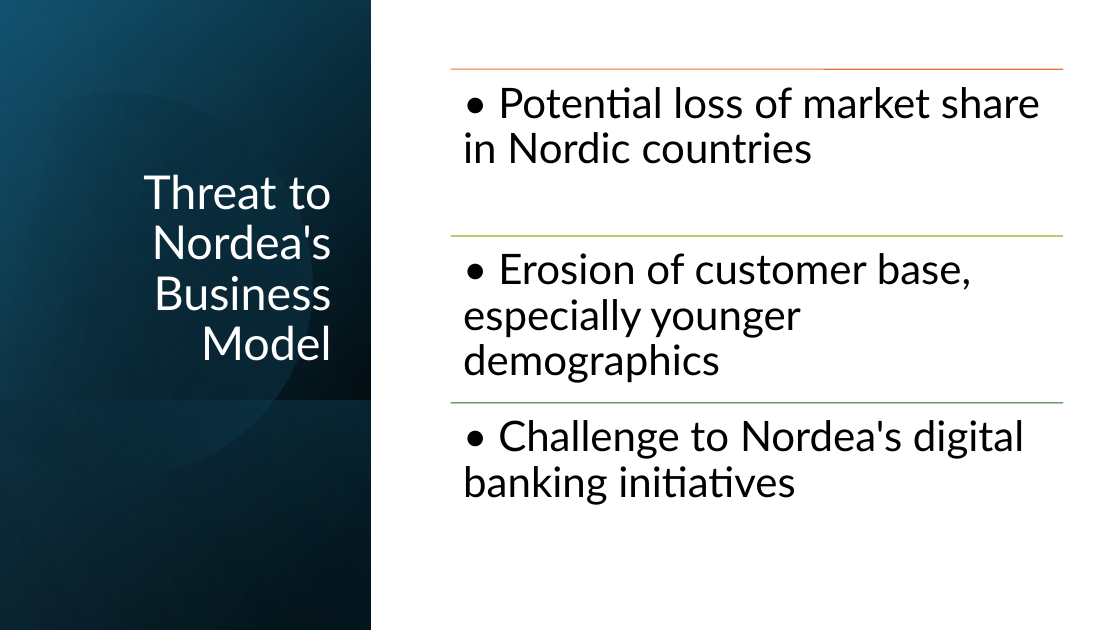
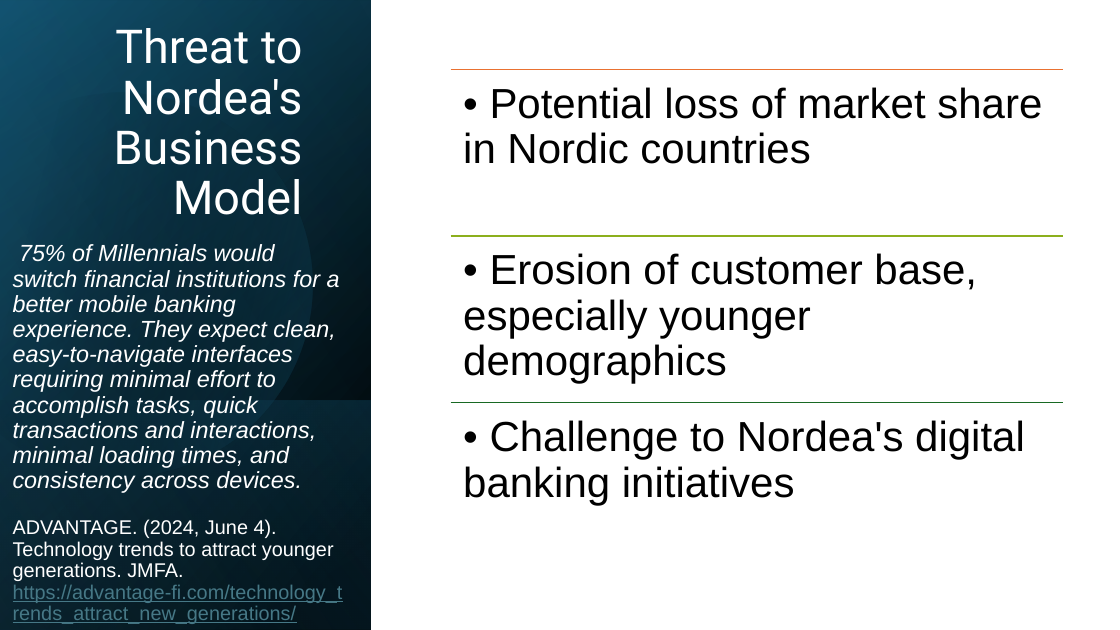
Before and after one commit to bredeespelid/Master_NHH, a slide deck: slide 4 of BAN425/The Rise of Business Risk in Banking.pptx. Drawn at 1120x630 pixels with LibreOffice and Linux fonts; fonts in the diff are those of the drawing. Boxes give left, top, right and bottom in pixels: in the first picture for what was removed or moved away, otherwise in the second. Text is boxed around its words. In the diff, an @@ line names an element or a change of style, - is before the commit and + after.

```diff
--- a/BAN425/The Rise of Business Risk in Banking.pptx
+++ b/BAN425/The Rise of Business Risk in Banking.pptx
@@ rectangle at bbox=[0, 0, 371, 630]: fill gradient #000000 to #104862 to gradient #000000 to #0F4861 @@
@@ rectangle at bbox=[0, 0, 371, 630]: fill gradient #000000 to #46B1E1 to gradient #000000 to #43AFE2 @@
@@ title "Threat to Nordea's Business Model": place and size @@
-title "Threat to Nordea's Business Model" at bbox=[143, 174, 332, 361]
+title "Threat to Nordea's Business Model" at bbox=[114, 28, 303, 215]
@@ title "Threat to Nordea's Business Model" at bbox=[114, 28, 303, 215]: font Lato to Roboto @@
@@ line (450, 69) - (1064, 69): stroke #E97132 1 pt to #E97131 1 pt @@
@@ line (450, 236) - (1064, 236): stroke #8EB21E 1 pt to #8CAF1D 1 pt @@
@@ text added at bbox=[13, 244, 343, 624], 20 pt, text #FFFFFF, italic @@
+75% of Millennials would switch financial institutions for a better mobile banking experience. They expect clean, easy-to-navigate interfaces requiring minimal effort to accomplish tasks, quick transactions and interactions, minimal loading times, and consistency across devices.
+ADVANTAGE. (2024, June 4). Technology trends to attract younger generations. JMFA. https://advantage-fi.com/technology_trends_attract_new_generations/
@@ font Lato to Arial; less space between paragraphs in 3 elements at bbox=[463, 87, 1042, 164], bbox=[463, 253, 977, 384], bbox=[463, 420, 1025, 505] @@
@@ line (450, 403) - (1064, 403): stroke #196B24 1 pt to #186923 1 pt @@
```
Also in this commit, not shown: 8 other slides changed, 2 slides added, 1 slide removed, 1 other file.
